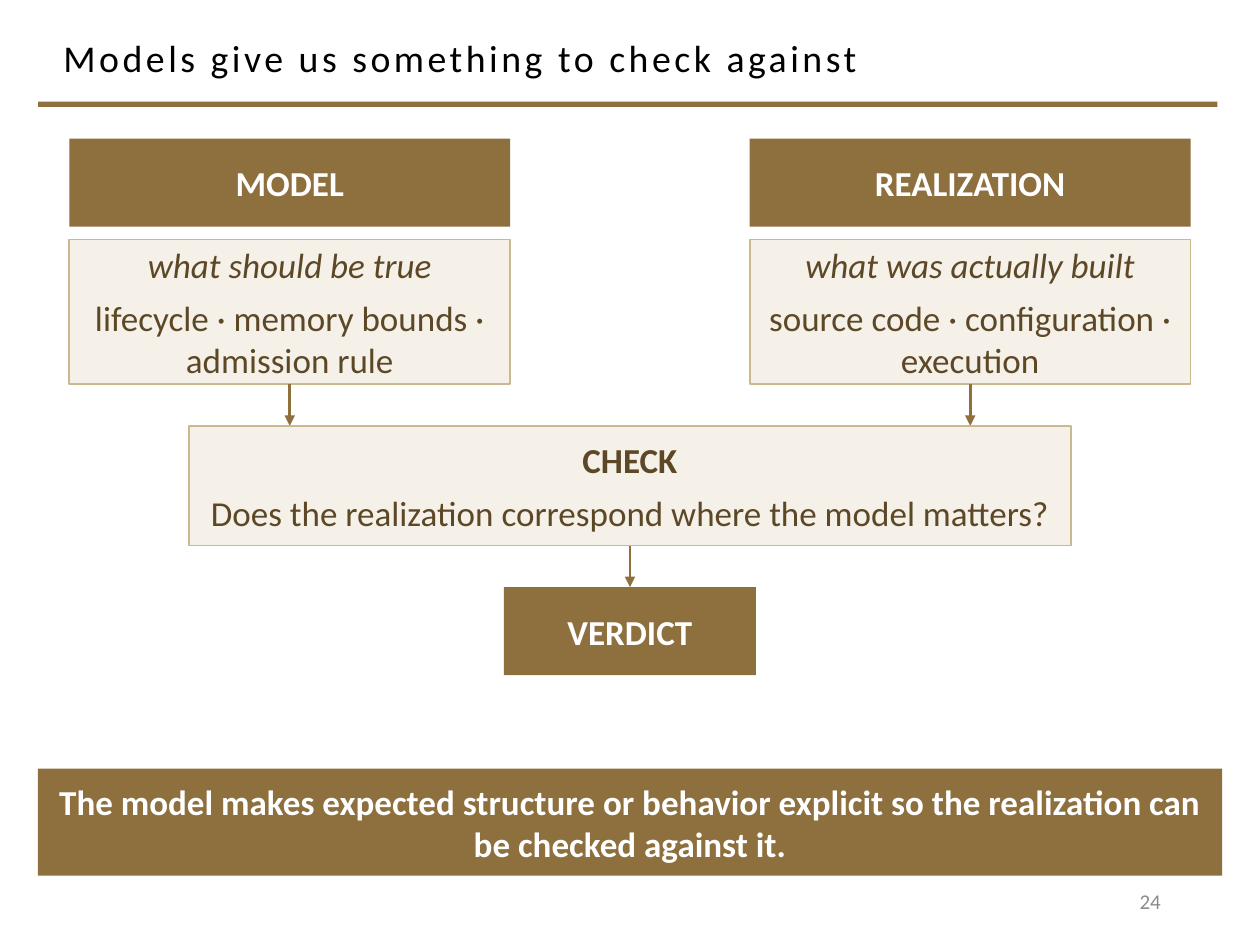
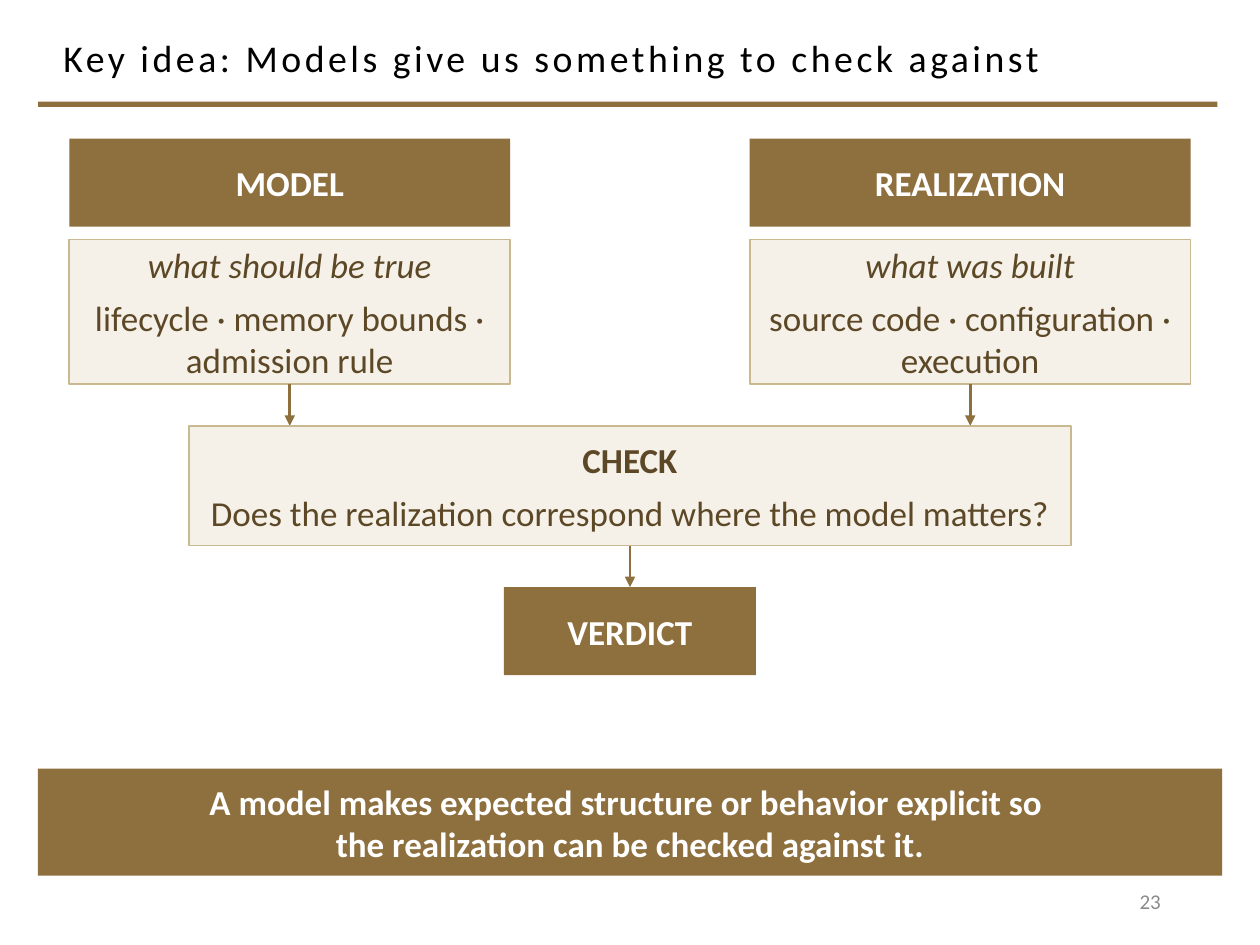
Before and after one commit to davisjam/model-based-agentic-software-engineering, a slide deck: slide 23 of course/lectures/act-2-delegation-and-control/03-alignment/2-3-Alignment.pptx (slide 24 before the commit). Drawn at 1260x945 pixels with LibreOffice and Linux fonts; fonts in the diff are those of the drawing; background and template pictures are left out. Boxes give left, top, right and bottom in pixels: in the first picture for what was removed or moved away, otherwise in the second. Text is boxed around its words. In the diff, an @@ line names an element or a change of style, - is before the commit and + after.

```diff
--- a/course/lectures/act-2-delegation-and-control/03-alignment/2-3-Alignment.pptx
+++ b/course/lectures/act-2-delegation-and-control/03-alignment/2-3-Alignment.pptx
@@ title at (x1=63, y1=45, x2=1039, y2=79): text changed @@
-Models give us something to check against
+Key idea: Models give us something to check against
@@ text in rectangle at (x1=865, y1=253, x2=1075, y2=279): text changed @@
-what was actually built
+what was built
@@ text in rectangle at (x1=209, y1=790, x2=1042, y2=863): text changed @@
-The model makes expected structure or behavior explicit so the realization can be checked against it.
+A model makes expected structure or behavior explicit so
+the realization can be checked against it.
@@ page number at (x1=1140, y1=895, x2=1161, y2=909): text changed @@
-24
+23
```
Also in this commit, not shown: 22 other slides changed, 1 slide removed, 1 other file.
